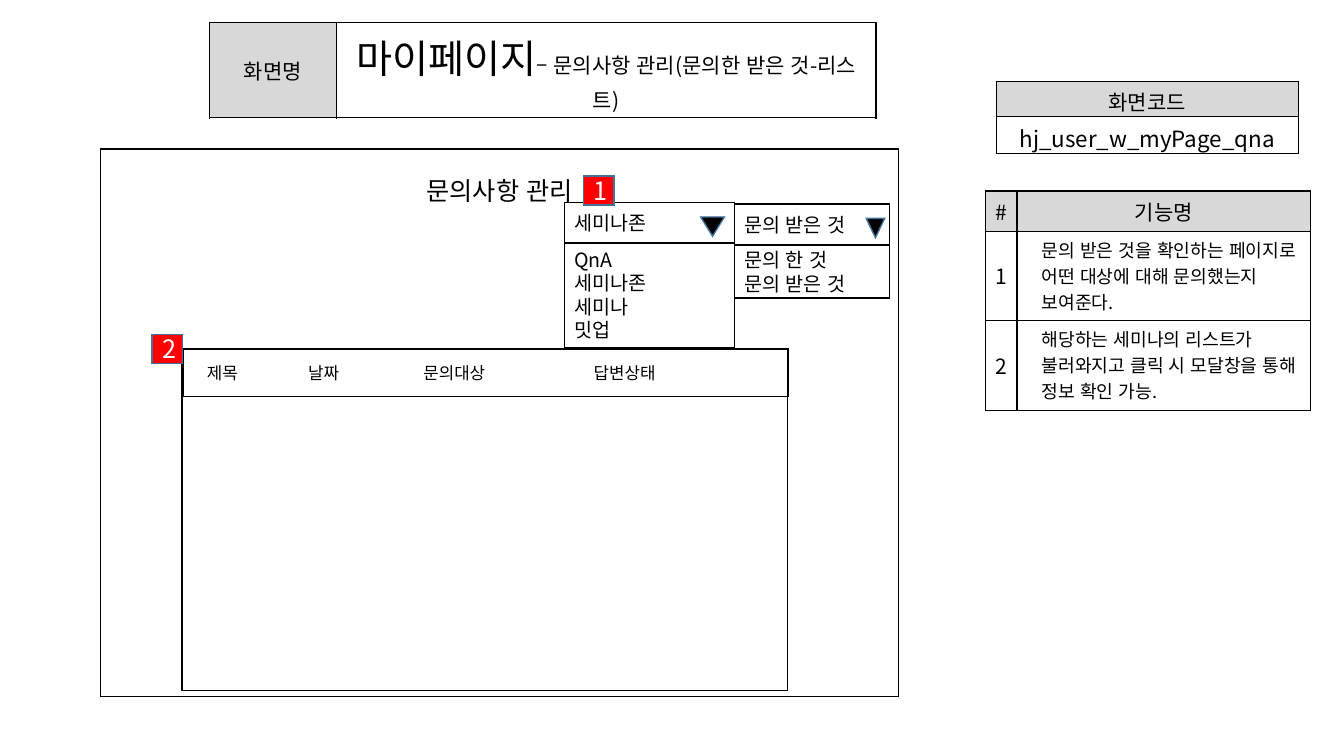
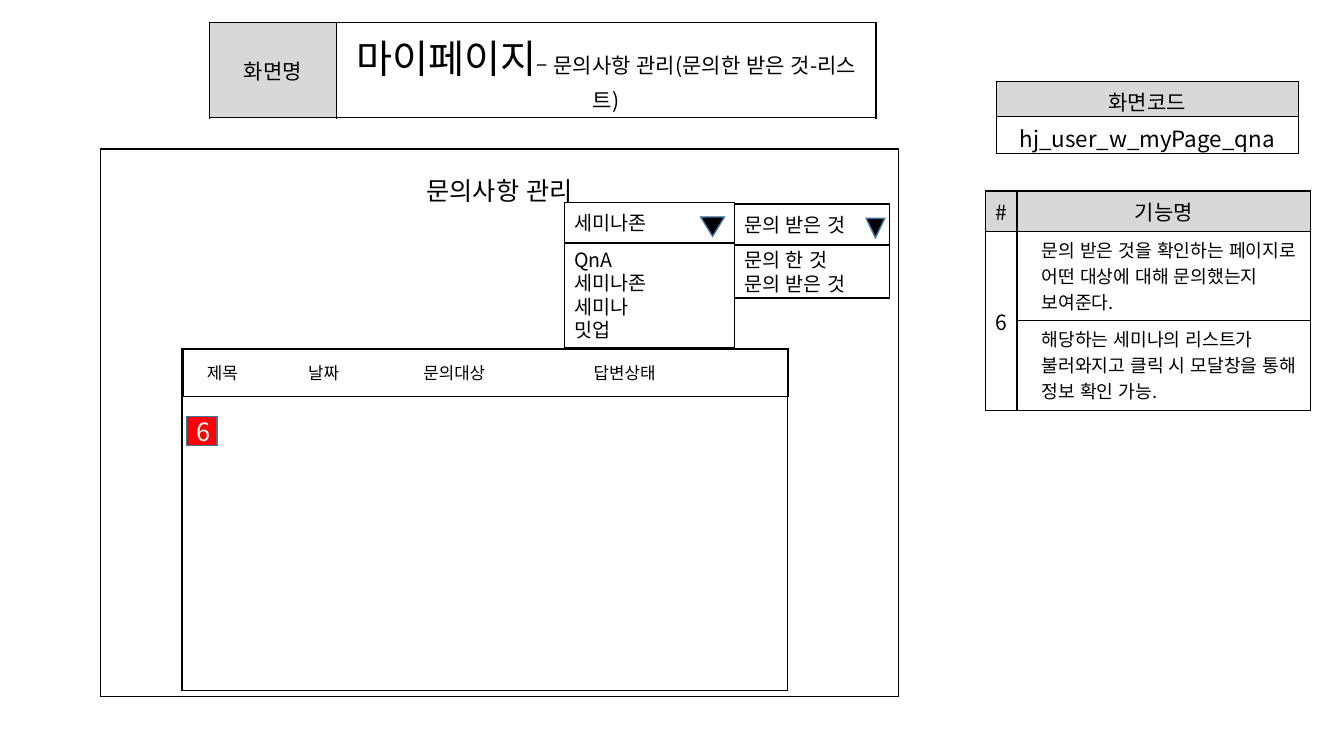
Before and after one commit to ezenteam2/e-Zone, a slide deck: slide 19 of 0 발표용 파워포인트/project05 - 파워포인트 종합 - 형준.pptx (slide 20 before the commit). Drawn at 1344x756 pixels with LibreOffice and Linux fonts; fonts in the diff are those of the drawing. Boxes give left, top, right and bottom in pixels: in the first picture for what was removed or moved away, otherwise in the second. Text is boxed around its words. In the diff, an @@ line names an element or a change of style, - is before the commit and + after.

```diff
--- a/0 발표용 파워포인트/project05 - 파워포인트 종합 - 형준.pptx
+++ b/0 발표용 파워포인트/project05 - 파워포인트 종합 - 형준.pptx
@@ rectangle removed at [584, 176, 614, 206] @@
-1
@@ table at [985, 191, 1311, 404] @@
-row 2, column 1: 1
+row 2, column 1: 6
-row 3, column 1: 2
+row 3, column 1: 
@@ rectangle removed at [152, 335, 182, 364] @@
-2
@@ rectangle added at [187, 416, 217, 446], fill #FF0000, outline #43739E 1 pt, 18 pt, text #FFFFFF @@
+6
```
Also in this commit, not shown: 30 other slides changed, 1 slide removed, 1 other file.
